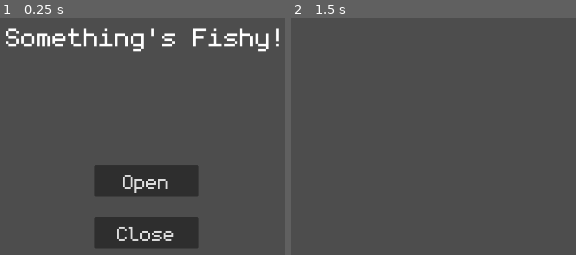
Above: before the commit, frames 1-2 (left to right).
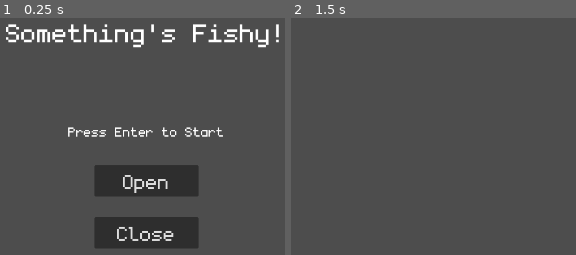
Above: after the commit, the same moments.

Repository: aowen7/Somethings-Fishy
Game: Godot game, scene res://start_menu.tscn
The game is run twice, just before and just after one commit, with the same random seed, the same clock (stepped at 60 frames per second) and the same inputs. This scene is started directly instead of the project's main scene.
Inputs:
- Up to frame 1 (0.25 s): no input
- Up to frame 2 (1.5 s): click "Open" at 0.5 s; tap Enter at 1.25 s

The runs differ from the first frame. In frame 1, 4.2% of the frame differs, in the area x 2-98%, y 2-51%; in frame 2, nothing differs.

Commit message:
Added hotkey instruction

Diff:
--- a/start_menu.tscn
+++ b/start_menu.tscn
@@ -34,16 +34,29 @@
 
 [node name="VBoxContainer" type="VBoxContainer" parent="MarginContainer"]
 layout_mode = 2
-theme_override_constants/separation = 100
+theme_override_constants/separation = 90
 
 [node name="Separator" type="Control" parent="MarginContainer/VBoxContainer"]
 layout_mode = 2
 
-[node name="Label" type="Label" parent="MarginContainer/VBoxContainer"]
+[node name="GameTitle" type="Label" parent="MarginContainer/VBoxContainer"]
 layout_mode = 2
 theme_override_fonts/font = ExtResource("1_yay00")
 theme_override_font_sizes/font_size = 100
 text = "Something's Fishy!"
+horizontal_alignment = 1
+vertical_alignment = 1
+
+[node name="Separator2" type="Control" parent="MarginContainer/VBoxContainer"]
+layout_mode = 2
+
+[node name="Hotkey" type="Label" parent="MarginContainer/VBoxContainer"]
+custom_minimum_size = Vector2(2.08165e-12, 2.08165e-12)
+layout_mode = 2
+size_flags_vertical = 8
+theme_override_fonts/font = ExtResource("1_yay00")
+theme_override_font_sizes/font_size = 50
+text = "Press Enter to Start"
 horizontal_alignment = 1
 vertical_alignment = 1
 
